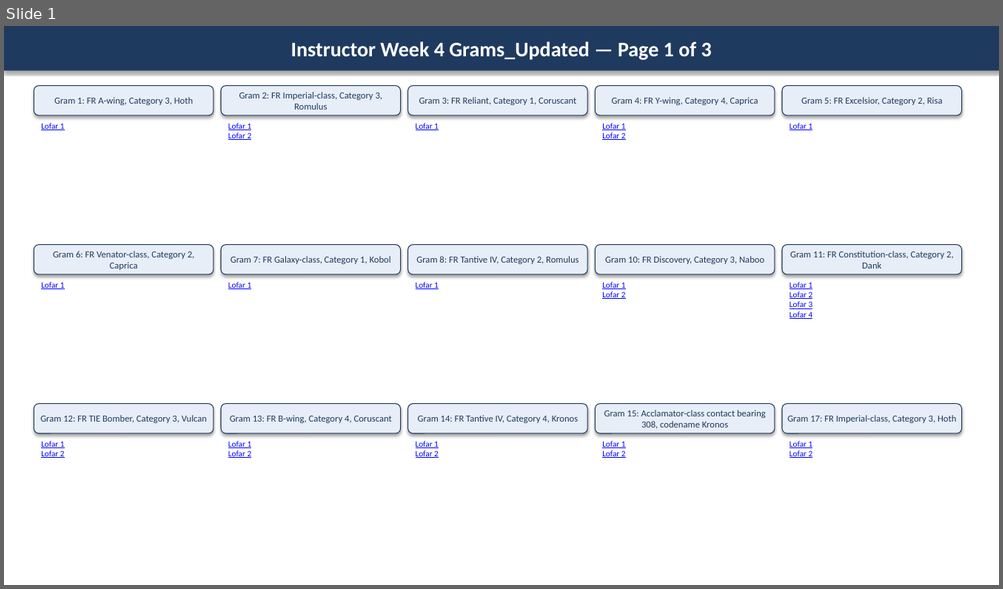
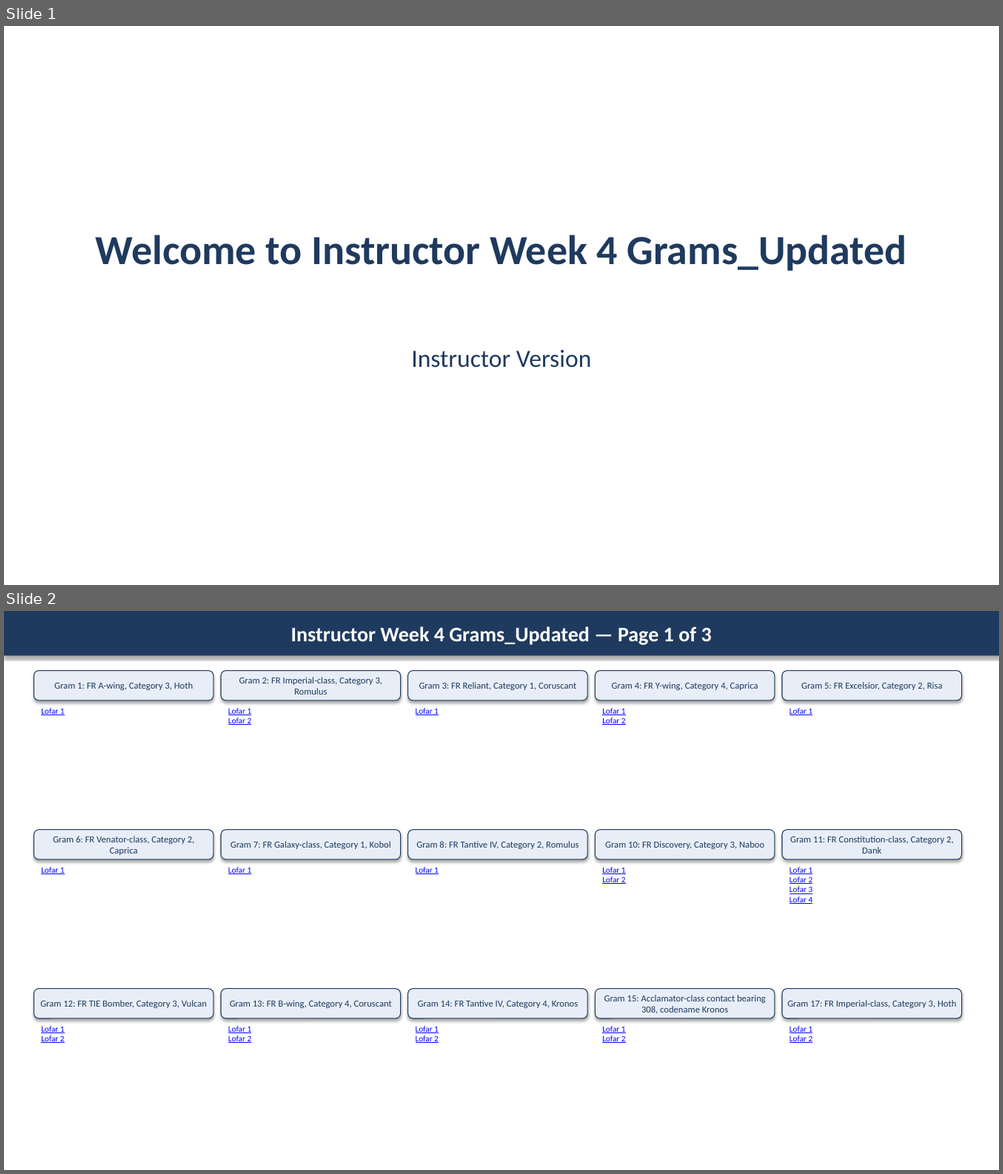
Before and after one commit to DeepBlueCLtd/pptx-legacy-transform, a slide deck: source/Instructor Week 4 Grams_Updated/Instructor Week 4 Grams_Updated.pptx. Shown one above the other, each under a label of ours: slide 1 before the commit, slides 1 and 2 after it. The pictures are 1003x589 and 1003x1174 pixels, drawn with LibreOffice and Linux fonts; fonts in the diff are those of the drawing. Boxes give left, top, right and bottom in pixels: in the first picture for what was removed or moved away, otherwise in the second. Text is boxed around its words. In the diff, an @@ line names an element or a change of style, - is before the commit and + after.

```diff
--- a/source/Instructor Week 4 Grams_Updated/Instructor Week 4 Grams_Updated.pptx
+++ b/source/Instructor Week 4 Grams_Updated/Instructor Week 4 Grams_Updated.pptx
@@ slide 1 added at (x1=4, y1=26, x2=999, y2=585), background #FFFFFF @@
@@ text added at (x1=96, y1=235, x2=907, y2=271), 40 pt, text #1F3A5F, bold @@
+Welcome to Instructor Week 4 Grams_Updated
@@ text added at (x1=411, y1=350, x2=592, y2=368), 24 pt, text #1F3A5F @@
+Instructor Version
@@ what was slide 1 is now slide 2 @@
```
Also in this commit, not shown: 1 other slide added, 10 other files.
